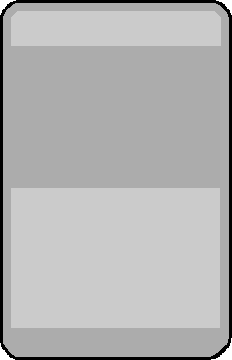
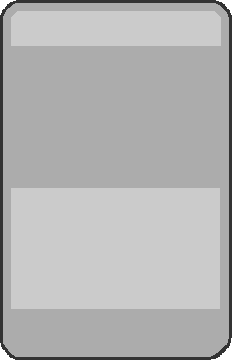
Before/after of a (232, 360) layered artwork. What changed in the layer stack:
painted on "Målarlager 2" over <box>0,146,232,338</box>
painted on "Målarlager 1" over <box>0,0,232,114</box>
painted on "Målarlager 2 Sammanfogade" over <box>0,0,232,360</box>
